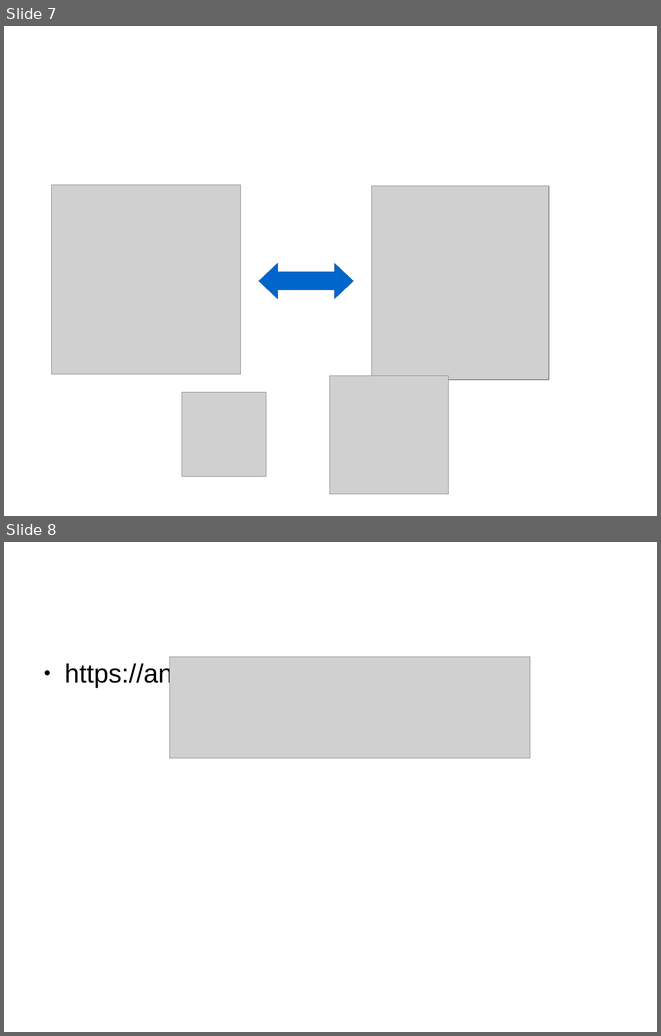
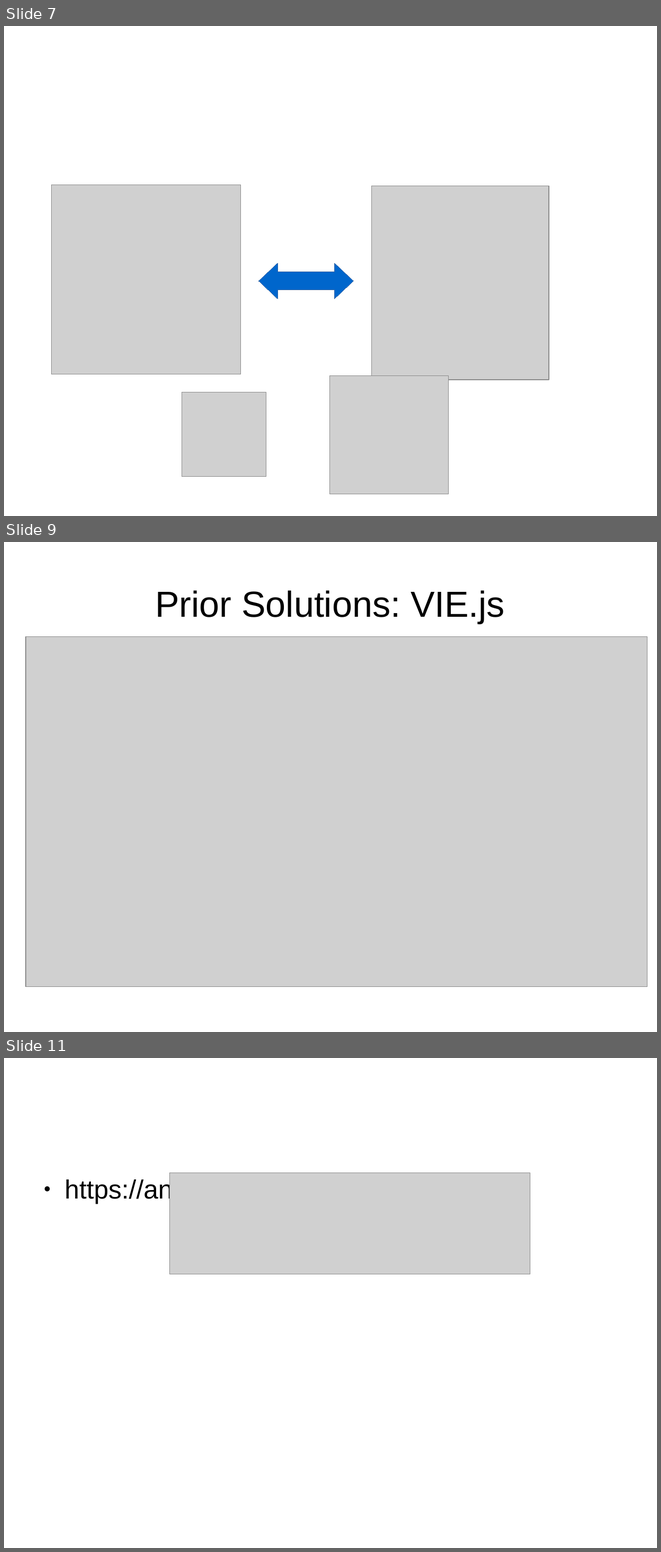
Before and after one commit to SmartDataAnalytics/Jassa-UI-Angular, a slide deck: jassa-ui-angular-edit/slides/short-presentation.odp. Shown one above the other, each under a label of ours: slides 7 and 8 before the commit, slides 7, 9 and 11 after it; the slides between them are not shown. The pictures are 661x1036 and 661x1552 pixels, drawn with LibreOffice and Linux fonts; fonts in the diff are those of the drawing; grey boxes stand for pictures. Boxes give left, top, right and bottom in pixels: in the first picture for what was removed or moved away, otherwise in the second. Text is boxed around its words. In the diff, an @@ line names an element or a change of style, - is before the commit and + after.

```diff
--- a/jassa-ui-angular-edit/slides/short-presentation.odp
+++ b/jassa-ui-angular-edit/slides/short-presentation.odp
@@ slide 9 added at (4,542,657,1032), background #FFFFFF @@
@@ title added at (155,590,505,623), 44 pt, text #000000 @@
+Prior Solutions: VIE.js
@@ picture added at (26,637,647,986) @@
@@ what was slide 8 is now slide 11 @@
```
Also in this commit, not shown: 2 other slides added.
